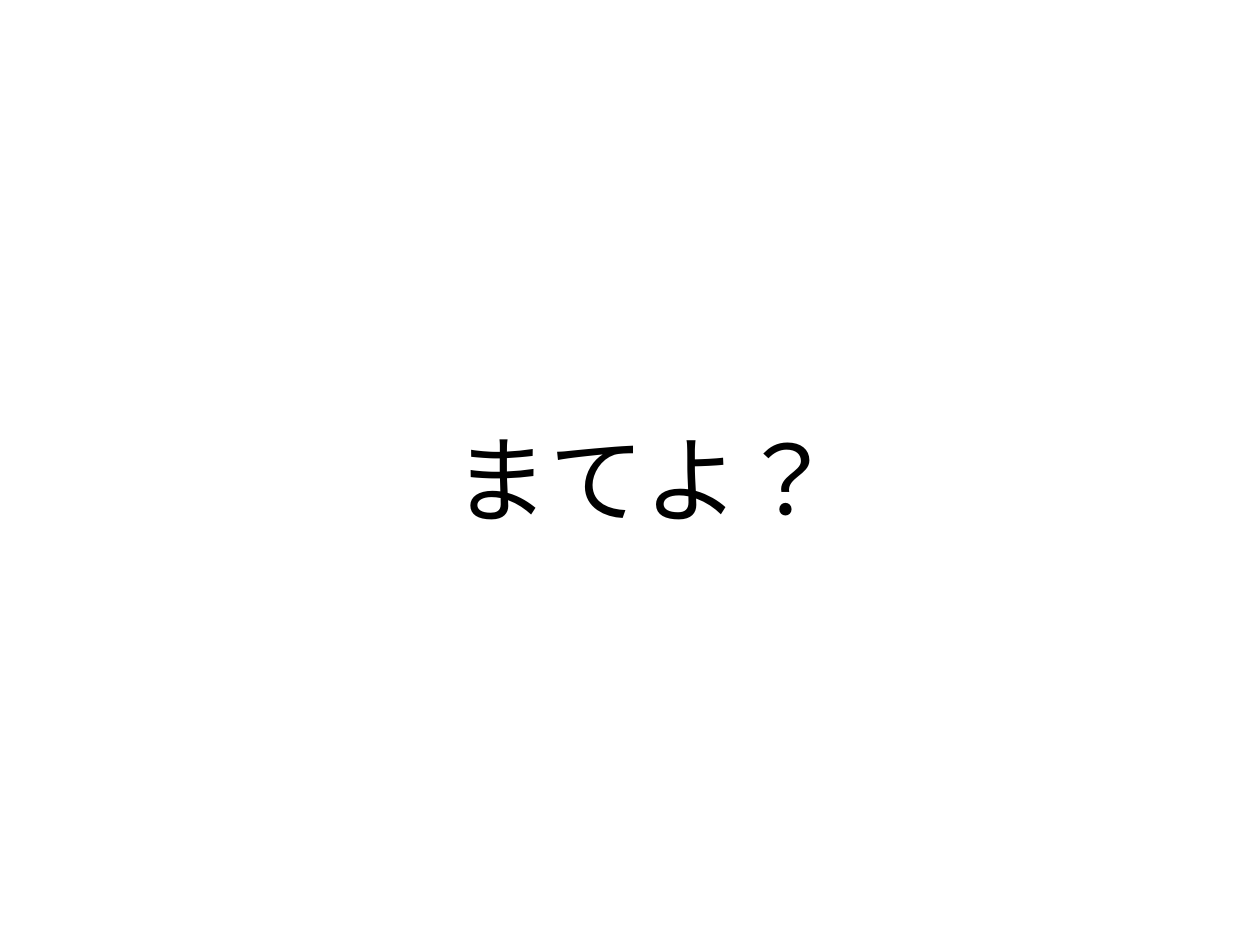
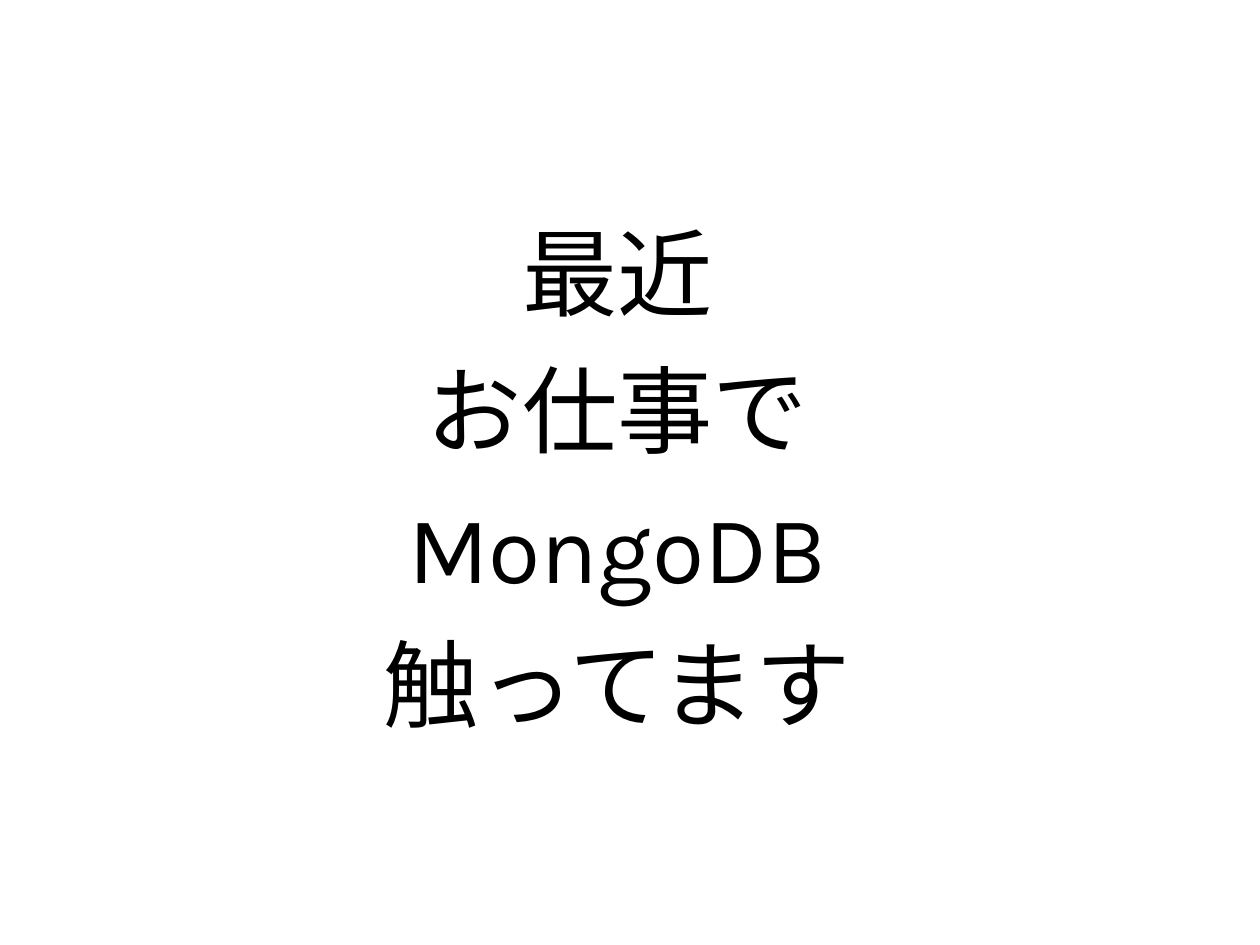
Before and after one commit to naruoga/mongotalk-sample, a slide deck: slide 2 of trying-mongotalk.odp (slide 32 before the commit). Drawn at 1260x945 pixels with LibreOffice and Linux fonts; fonts in the diff are those of the drawing. Boxes give left, top, right and bottom in pixels: in the first picture for what was removed or moved away, otherwise in the second. Text is boxed around its words. In the diff, an @@ line names an element or a change of style, - is before the commit and + after.

Commit message:
trying-mongotalk.odp - presentation version

```diff
--- a/trying-mongotalk.odp
+++ b/trying-mongotalk.odp
@@ text at bbox=[384, 229, 851, 728]: text changed @@
-まてよ？
+最近
+お仕事で
+MongoDB
+触ってます
```
Also in this commit, not shown: 18 other slides changed, 30 slides added, 3 slides removed, 1 other file.
